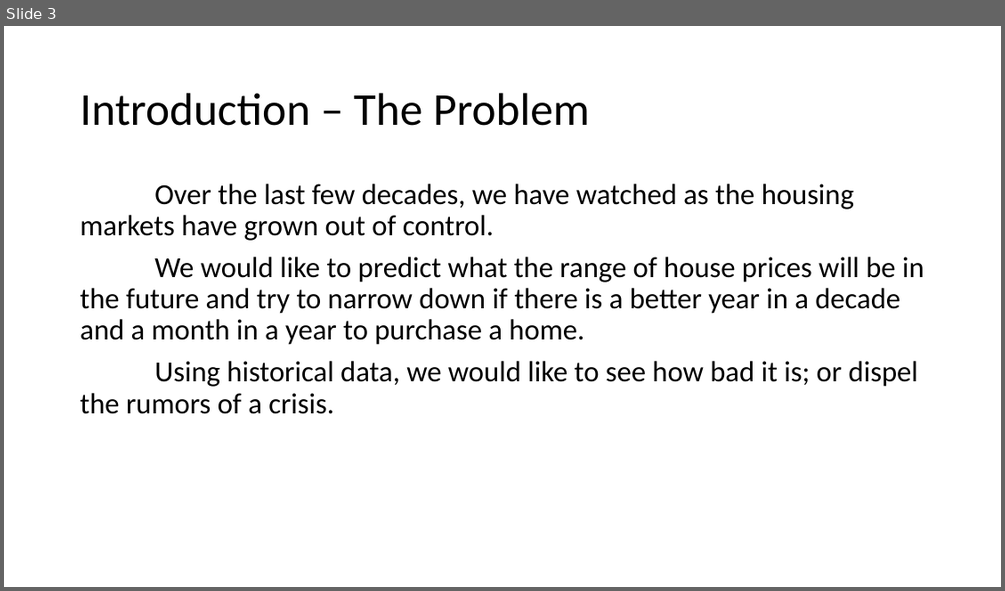
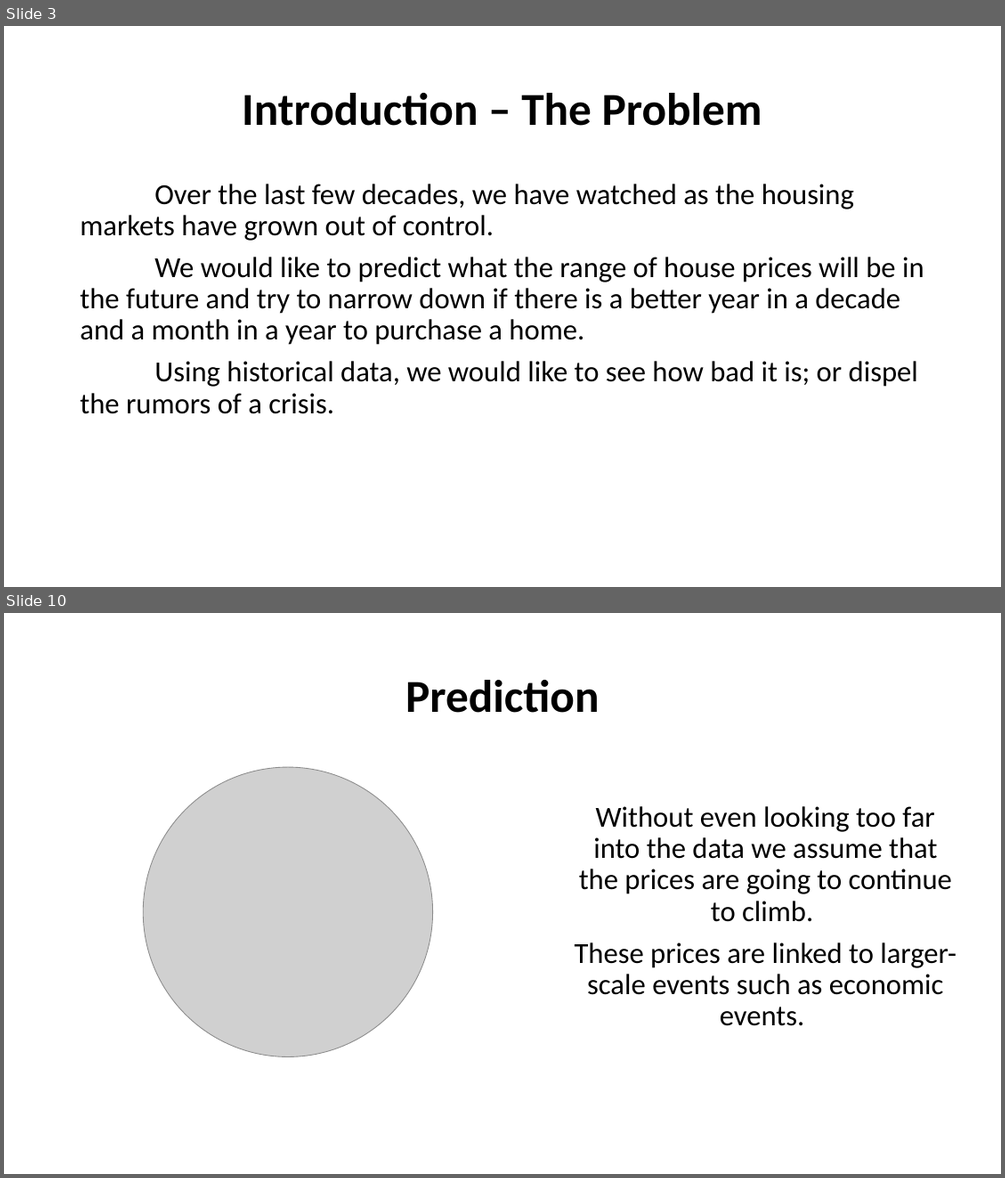
Before and after one commit to PMcTwist/Machine_Learn_Project, a slide deck: Presentation/Presentation_1.pptx. Shown one above the other, each under a label of ours: slide 3 before the commit, slides 3 and 10 after it; the slides between them are not shown. The pictures are 1005x591 and 1005x1178 pixels, drawn with LibreOffice and Linux fonts; fonts in the diff are those of the drawing; grey boxes stand for pictures. Boxes give left, top, right and bottom in pixels: in the first picture for what was removed or moved away, otherwise in the second. Text is boxed around its words. In the diff, an @@ line names an element or a change of style, - is before the commit and + after.

Commit message:
-Filled out most of the slides -Put at least place holders into outline -Found hilarious robot pictures <3
P@

```diff
--- a/Presentation/Presentation_1.pptx
+++ b/Presentation/Presentation_1.pptx
@@ slide 10 added at [4,613,1001,1174], background #FFFFFF @@
@@ title added at [405,680,599,713], 44 pt, text #000000, bold @@
+Prediction
@@ picture added at [143,767,432,1056] @@
@@ text added at [574,806,956,1026], 28 pt, text #000000 @@
+Without even looking too far into the data we assume that the prices are going to continue to climb.
+These prices are linked to larger-scale events such as economic events.
@@ slide 3 changed as well @@
@@ title "Introduction – The Problem" at [242,93,762,126]: bold on; alignment left to centre @@
```
Also in this commit, not shown: 2 other slides changed, 6 other slides added, 1 slide removed.
